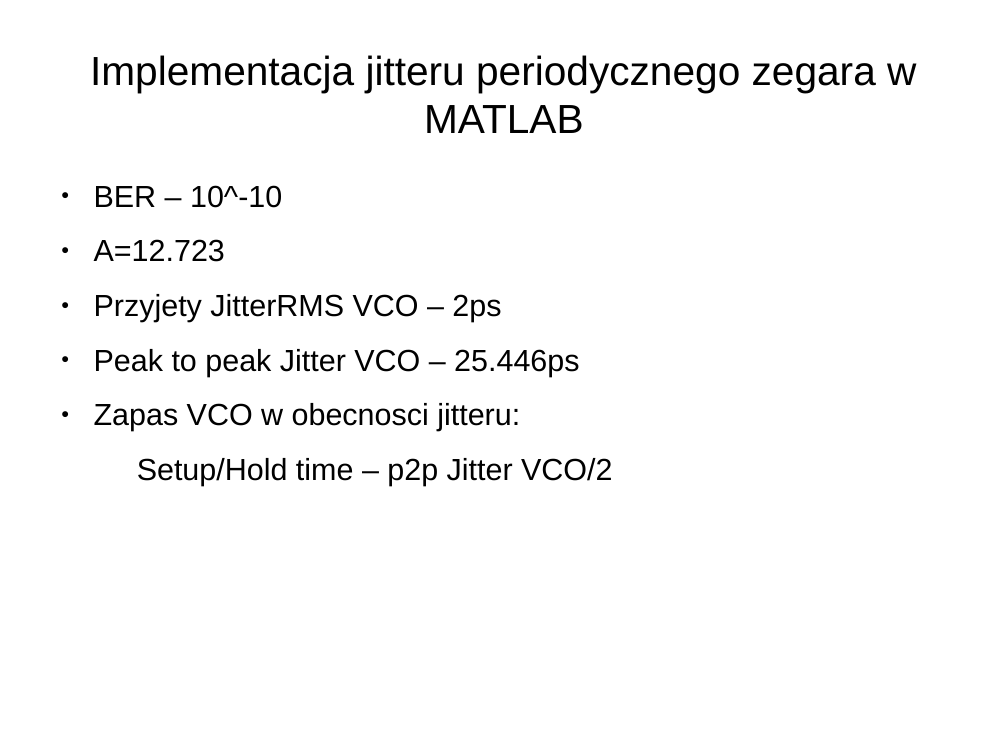
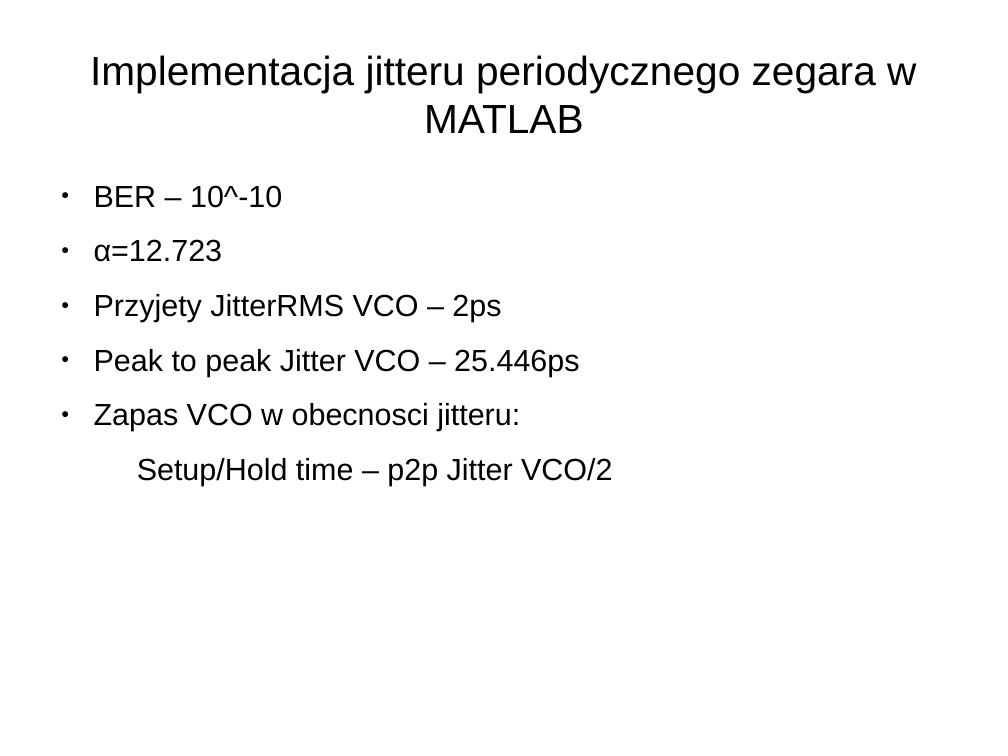
Before and after one commit to joannabp/ProjektSynopsys, a slide deck: slide 3 of Untitled 2.odp. Drawn at 1008x756 pixels with LibreOffice and Linux fonts; fonts in the diff are those of the drawing. Boxes give left, top, right and bottom in pixels: in the first picture for what was removed or moved away, otherwise in the second. Text is boxed around its words. In the diff, an @@ line names an element or a change of style, - is before the commit and + after.

```diff
--- a/Untitled 2.odp
+++ b/Untitled 2.odp
@@ text at box(94, 239, 223, 262): text changed @@
-● A=12.723
+● α=12.723
```
Also in this commit, not shown: 1 slide added, 2 other files.
